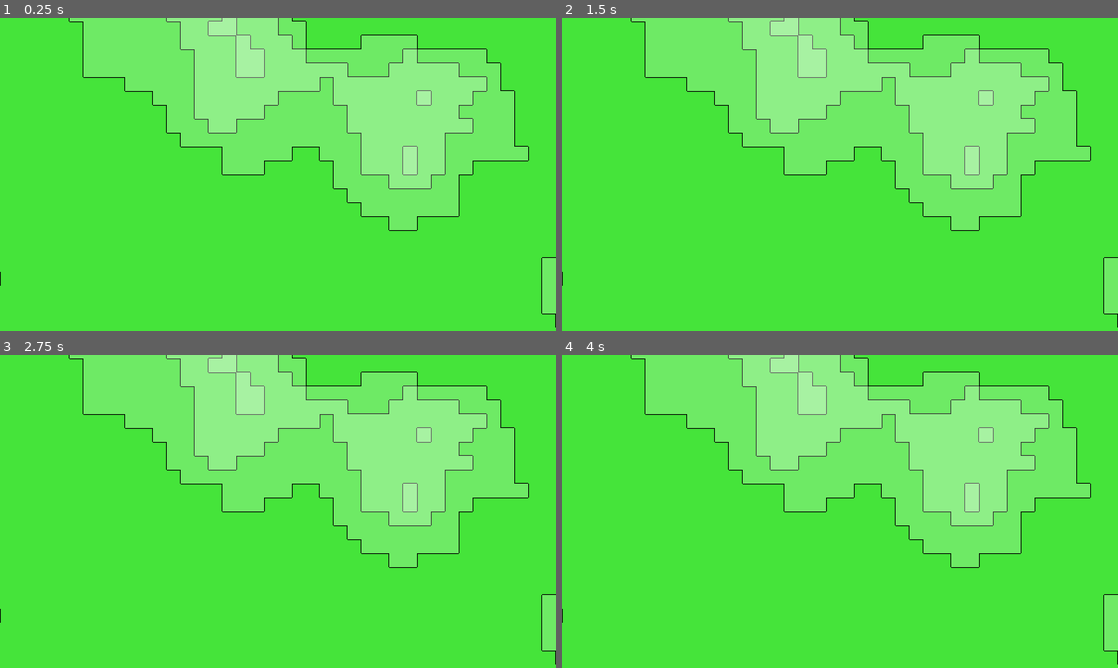
Above: before the commit, frames 1-4 (two rows, left to right).
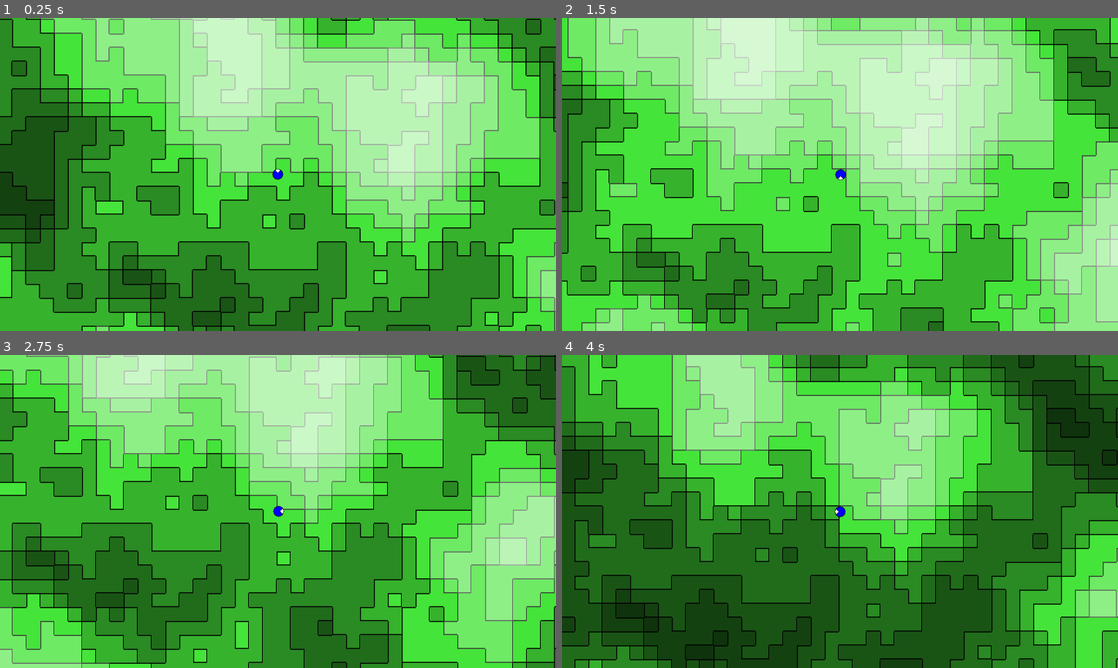
Above: after the commit, the same moments.

Repository: Bolgeg/godot_cuadrados
Game: Godot game, scene res://scenes/game.tscn
Two runs of this game, one before a commit and one after it. Both use one fixed random seed, a clock stepped at 60 frames per second and the inputs below.
Inputs:
- Up to frame 1 (0.25 s): no input
- Up to frame 2 (1.5 s): tap Enter at 0.5 s; hold D (move_right, bound only after the commit) 0.53-1.28 s; hold S (move_down, bound only after the commit) from 1.28 s (still down)
- Up to frame 3 (2.75 s): release S (move_down, bound only after the commit) at 2.03 s; hold D (move_right, bound only after the commit) from 2.03 s (still down)
- Up to frame 4 (4 s): release D (move_right, bound only after the commit) at 2.78 s; hold W (move_up, bound only after the commit) 2.78-3.53 s; hold A (move_left, bound only after the commit) from 3.53 s (still down)

The runs differ from the first frame. In frame 1, 84% of the frame differs, in the area x 0-100%, y 0-100%; in frame 2, 77%; in frame 3, 87%; in frame 4, 90%.

Commit message:
Player movement

Diff:
--- a/classes/chunk.gd
+++ b/classes/chunk.gd
@@ -2,7 +2,7 @@
 extends RefCounted
 
 const SIZE:=4
-const MAX_HEIGHT:=32
+const MAX_HEIGHT:=31
 
 var location:=Vector2i(0,0)
 var block_columns:=[]
--- a/project.godot
+++ b/project.godot
@@ -24,3 +24,26 @@
 
 window/size/viewport_width=1280
 window/size/viewport_height=720
+
+[input]
+
+move_up={
+"deadzone": 0.2,
+"events": [null, Object(InputEventKey,"resource_local_to_scene":false,"resource_name":"","device":-1,"window_id":0,"alt_pressed":false,"shift_pressed":false,"ctrl_pressed":false,"meta_pressed":false,"pressed":false,"keycode":0,"physical_keycode":87,"key_label":0,"unicode":119,"location":0,"echo":false,"script":null)
+]
+}
+move_down={
+"deadzone": 0.2,
+"events": [Object(InputEventKey,"resource_local_to_scene":false,"resource_name":"","device":-1,"window_id":0,"alt_pressed":false,"shift_pressed":false,"ctrl_pressed":false,"meta_pressed":false,"pressed":false,"keycode":0,"physical_keycode":83,"key_label":0,"unicode":115,"location":0,"echo":false,"script":null)
+]
+}
+move_left={
+"deadzone": 0.2,
+"events": [Object(InputEventKey,"resource_local_to_scene":false,"resource_name":"","device":-1,"window_id":0,"alt_pressed":false,"shift_pressed":false,"ctrl_pressed":false,"meta_pressed":false,"pressed":false,"keycode":0,"physical_keycode":65,"key_label":0,"unicode":97,"location":0,"echo":false,"script":null)
+]
+}
+move_right={
+"deadzone": 0.2,
+"events": [Object(InputEventKey,"resource_local_to_scene":false,"resource_name":"","device":-1,"window_id":0,"alt_pressed":false,"shift_pressed":false,"ctrl_pressed":false,"meta_pressed":false,"pressed":false,"keycode":0,"physical_keycode":68,"key_label":0,"unicode":100,"location":0,"echo":false,"script":null)
+]
+}
--- a/scenes/game.tscn
+++ b/scenes/game.tscn
@@ -1,7 +1,8 @@
-[gd_scene load_steps=3 format=3 uid="uid://cuvj1jrywrkhl"]
+[gd_scene load_steps=4 format=3 uid="uid://cuvj1jrywrkhl"]
 
 [ext_resource type="PackedScene" uid="uid://lfiqlv7agypd" path="res://scenes/cell_map.tscn" id="1_uwrxv"]
 [ext_resource type="Script" uid="uid://c0c5fa74uem5x" path="res://scripts/game.gd" id="1_yqjtg"]
+[ext_resource type="PackedScene" uid="uid://8hieda2qpbo" path="res://scenes/player.tscn" id="3_lnu2h"]
 
 [node name="Game" type="Node2D"]
 script = ExtResource("1_yqjtg")
@@ -11,3 +12,6 @@
 
 [node name="Camera2D" type="Camera2D" parent="."]
 unique_name_in_owner = true
+
+[node name="Player" parent="." instance=ExtResource("3_lnu2h")]
+unique_name_in_owner = true
--- /dev/null
+++ b/scenes/player.tscn
@@ -0,0 +1,17 @@
+[gd_scene load_steps=4 format=3 uid="uid://8hieda2qpbo"]
+
+[ext_resource type="Script" uid="uid://bhnew5ny2i0n7" path="res://scripts/player.gd" id="1_3vyb7"]
+[ext_resource type="Texture2D" uid="uid://b55h78l0vtvrp" path="res://assets/player.png" id="2_g2els"]
+
+[sub_resource type="RectangleShape2D" id="RectangleShape2D_u8vuu"]
+size = Vector2(24, 24)
+
+[node name="Player" type="CharacterBody2D"]
+script = ExtResource("1_3vyb7")
+
+[node name="Sprite2D" type="Sprite2D" parent="."]
+unique_name_in_owner = true
+texture = ExtResource("2_g2els")
+
+[node name="CollisionShape2D" type="CollisionShape2D" parent="."]
+shape = SubResource("RectangleShape2D_u8vuu")
--- a/scripts/cell.gd
+++ b/scripts/cell.gd
@@ -28,5 +28,5 @@
 func set_overlay(color:Color):
 	%Overlay.color=color
 
-func set_collision(collision_mask:int):
-	%StaticBody2D.collision_mask=collision_mask
+func set_collision(mask:int):
+	%StaticBody2D.collision_layer=mask
--- a/scripts/cell_map_chunk.gd
+++ b/scripts/cell_map_chunk.gd
@@ -95,6 +95,7 @@
 			cell.texture_index=column.get_top_block().type_index
 			cell.overlay_color=calculate_overlay_color(height-player_height)
 
+			var borders=[false,false,false,false]
 			for side in [
 				{
 					"index":0,
@@ -127,6 +128,7 @@
 			]:
 				var c= chunk if side.condition else side.chunk
 				if c==null:
-					cell.borders[side.index]=true
+					borders[side.index]=true
 				else:
-					cell.borders[side.index]= c.column_at(x+side.rx,y+side.ry).get_height()<height
+					borders[side.index]= c.column_at(x+side.rx,y+side.ry).get_height()>height
+			cell.borders=borders
--- a/scripts/game.gd
+++ b/scripts/game.gd
@@ -1,6 +1,6 @@
 extends Node2D
 
-const CAMERA_RECT_MAX_OFFSET_OUTSIDE:=100
+const CAMERA_RECT_MAX_OFFSET_OUTSIDE:=50
 
 var world_seed:=0
 var chunks:={}
@@ -49,10 +49,43 @@
 				c.append(chunks[loc])
 			else:
 				c.append(null)
-		%CellMap.update_chunk(32,chunks[location],c[0],c[1],c[2],c[3])
+		%CellMap.update_chunk(%Player.position_z,chunks[location],c[0],c[1],c[2],c[3])
+
+static func get_sized_structure_location(unit_location:Vector2i,size:int)->Vector2i:
+	var loc=unit_location/size
+	if loc.x*size>unit_location.x:
+		loc.x-=1
+	if loc.y*size>unit_location.y:
+		loc.y-=1
+	return loc
+
+static func get_cell_location(pixel:Vector2i)->Vector2i:
+	return get_sized_structure_location(pixel,Cell.SIZE)
+
+static func get_chunk_location(cell_location:Vector2i)->Vector2i:
+	return get_sized_structure_location(cell_location,Chunk.SIZE)
+
+func get_altitude_at(cell_location:Vector2i)->int:
+	var chunk_location:=get_chunk_location(cell_location)
+	if chunks.has(chunk_location):
+		var chunk:Chunk=chunks[chunk_location]
+		var cell_location_in_chunk=cell_location-chunk_location*Chunk.SIZE
+		var column:=chunk.column_at(cell_location_in_chunk.x,cell_location_in_chunk.y)
+		return column.get_height()
+	return Chunk.MAX_HEIGHT
 
 func _ready() -> void:
 	update_chunk_loading()
 
+	const INITIAL_POSITION=Vector2i(0,0)
+	%Player.global_position=(Vector2(INITIAL_POSITION)+Vector2(0.5,0.5)
+		)*Cell.SIZE-Vector2(%Player.SIZE,%Player.SIZE)/2
+	%Player.set_position_z(get_altitude_at(INITIAL_POSITION))
+
 func _process(_delta: float) -> void:
+	%Camera2D.global_position=%Player.global_position.floor()
 	update_chunk_loading()
+
+func _physics_process(_delta: float) -> void:
+	var cell_position=get_cell_location(Vector2i(%Player.global_position.floor()))
+	%Player.set_position_z(get_altitude_at(cell_position))
--- /dev/null
+++ b/scripts/player.gd
@@ -0,0 +1,31 @@
+extends CharacterBody2D
+
+const SIZE:=24
+const SPEED:=5
+
+var position_z:int=0
+
+func _init() -> void:
+	set_position_z(Chunk.MAX_HEIGHT)
+
+func set_position_z(z:int):
+	position_z=z
+	if z>=0 and z<32:
+		collision_layer=(1<<z)
+		collision_mask=(1<<z)
+	else:
+		collision_layer=0
+		collision_mask=0
+
+func _physics_process(_delta: float) -> void:
+	var movement:=Vector2(0,0)
+	movement.x=Input.get_axis("move_left","move_right")
+	movement.y=Input.get_axis("move_up","move_down")
+	if movement.length()>1:
+		movement=movement.normalized()
+	if movement.length()>0:
+		%Sprite2D.rotation=movement.angle()+PI/2
+	movement*=SPEED*Cell.SIZE
+
+	velocity=movement
+	move_and_slide()
--- a/scripts/world_generation.gd
+++ b/scripts/world_generation.gd
@@ -13,7 +13,7 @@
 			var column:=chunk.column_at(x,y)
 			var world_x:int=chunk.location.x*Chunk.SIZE+x
 			var world_y:int=chunk.location.y*Chunk.SIZE+y
-			var height:int=32+int(round(8*height_noise.get_noise_2d(world_x*4,world_y*4)))
+			var height:int=16+int(round(16*height_noise.get_noise_2d(world_x*4,world_y*4)))
 			if height<1:
 				height=1
 			elif height>BlockColumn.MAX_HEIGHT:
Binary file added: assets/player.png
Not shown, added: assets/player.png.import
Not shown, added: scripts/player.gd.uid
